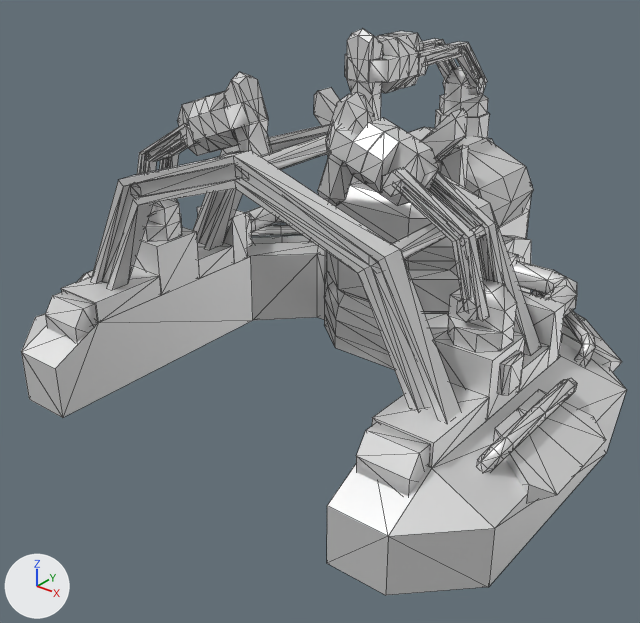
An edit to the glTF model glb/armamsub.glb, drawn before and after from the same camera.
One viewpoint serves both versions: a 50 mm camera at (85.6, -111.4, 82.1) aimed at (0.3, -4.7, 16.0). Arrows for +X, +Y and +Z are at lower left; the lights stay in place. The older version comes first. Mesh edges are drawn as thin lines.

Names of what the first picture shows: 'base', 'cover1', 'cover2', 'end1', 'end2', 'end3', 'main2', 'main3', 'mid1', 'mid2', 'mid3', 'nano1', 'nano2', 'nano3' and 1 more.
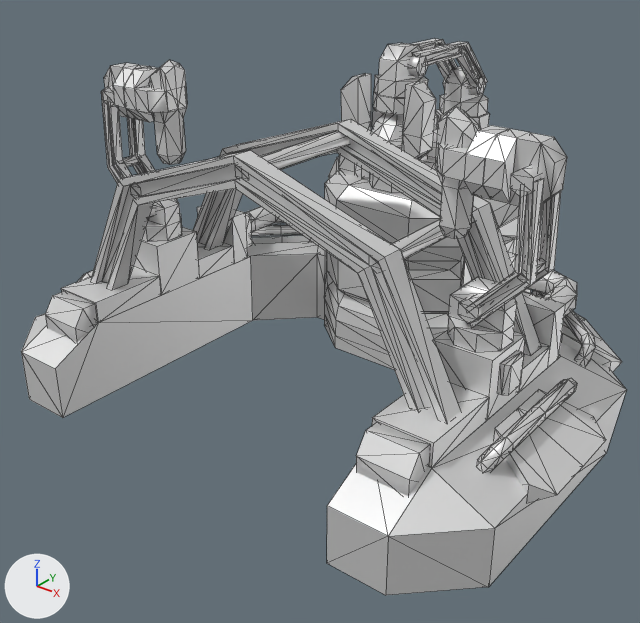
Pixel boxes [x1, y1, x2, y2] of what changed, in the pictures (640 x 623 px):
'mid3', turned
    before: [382, 167, 504, 323]
    after: [458, 166, 561, 328]
'nano3', turned
    before: [318, 92, 398, 205]
    after: [435, 107, 509, 239]
'nano1', turned
    before: [199, 72, 272, 156]
    after: [124, 60, 187, 165]
'end3', turned
    before: [360, 127, 438, 206]
    after: [482, 129, 567, 206]
'nano2', turned
    before: [345, 29, 409, 120]
    after: [372, 92, 439, 147]
'mid1', turned
    before: [137, 122, 198, 216]
    after: [101, 85, 177, 220]
'cover1', turned
    before: [421, 109, 468, 162]
    after: [401, 81, 436, 160]
'end2', turned
    before: [380, 31, 424, 90]
    after: [374, 43, 428, 98]
'cover2', turned
    before: [314, 87, 340, 126]
    after: [341, 73, 371, 131]
'end1', turned
    before: [177, 97, 221, 156]
    after: [104, 63, 149, 120]

The edits, one by one:
Object 'cover1' (ob_cover1) turns from (0, 45, 0) to (0, 1.8, 0) degrees about x, y and z.
Object 'cover2' (ob_cover2) turns from (0, -45, 0) to (0, -1.8, 0) degrees about x, y and z.
Object 'mid1' (ob_mid1) turns from (0, 60, 0) to (0, 2.4, 0) degrees about x, y and z.
Object 'end1' (ob_end1) turns from (0, -80, 0) to (0, -3.1, 0) degrees about x, y and z.
Object 'end2' (ob_end2) turns from (-90, 0, 0) to (-3.4, 0, 0) degrees about x, y and z.
Object 'mid3' (ob_mid3) turns from (0, -60, 0) to (0, -2.4, 0) degrees about x, y and z.
Object 'end3' (ob_end3) turns from (0, 80, 0) to (0, 3.1, 0) degrees about x, y and z.
